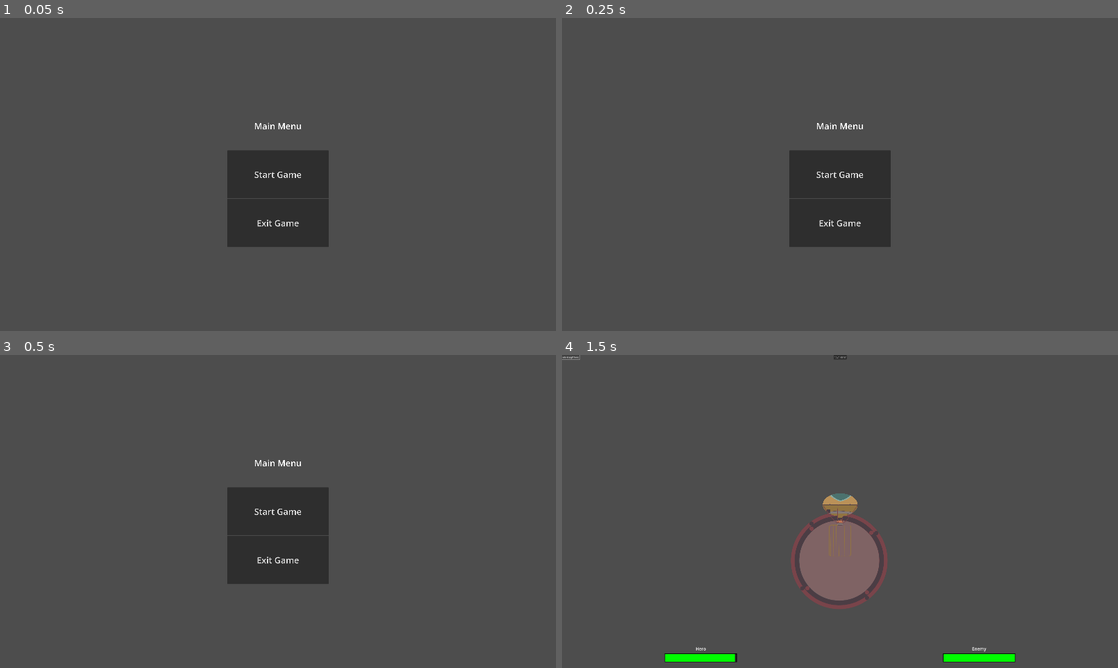
Above: before the commit, frames 1-4 (two rows, left to right).
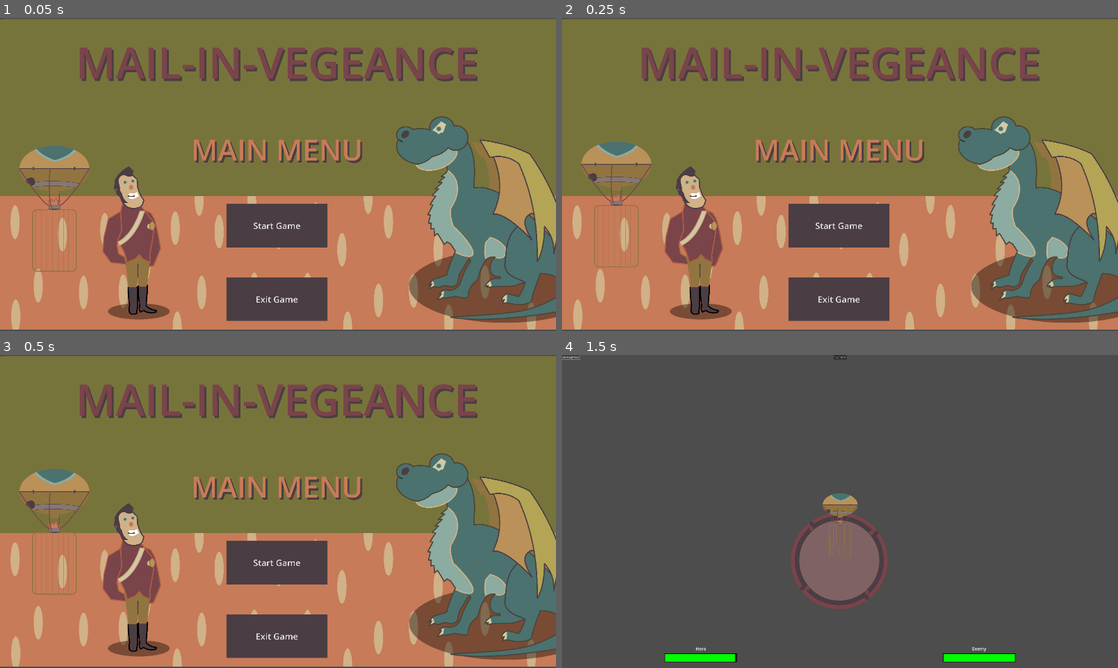
Above: after the commit, the same moments.

Repository: panorb/ludum-dare-53
Game: Godot game, scene res://world.tscn
The game is run twice, just before and just after one commit, with the same random seed, the same clock (stepped at 60 frames per second) and the same inputs.
Inputs:
- Up to frame 1 (0.05 s): no input
- Up to frame 2 (0.25 s): no input
- Up to frame 3 (0.5 s): no input
- Up to frame 4 (1.5 s): click "Start Game" at 0.5 s; click "ein knopf hero" at 1.25 s

The runs differ from the first frame. In frame 1, 94% of the frame differs, in the area x 0-100%, y 0-100%; in frame 2, 94%; in frame 3, 94%; in frame 4, nothing differs.

Commit message:
Finished main menu.

Diff:
--- a/godot/game/battle_field/creatures/hero/hero.tscn
+++ b/godot/game/battle_field/creatures/hero/hero.tscn
@@ -226,6 +226,47 @@
 "transitions": PackedFloat32Array(1),
 "update": 0,
 "values": [Vector2(1, 1)]
+}
+
+[sub_resource type="Animation" id="Animation_6xj1g"]
+resource_name = "hurt"
+length = 0.6
+step = 0.15
+tracks/0/type = "value"
+tracks/0/imported = false
+tracks/0/enabled = true
+tracks/0/path = NodePath("Head:rotation")
+tracks/0/interp = 1
+tracks/0/loop_wrap = true
+tracks/0/keys = {
+"times": PackedFloat32Array(0, 0.3, 0.6),
+"transitions": PackedFloat32Array(1, 1, 1),
+"update": 0,
+"values": [0.0, -0.174533, 0.0]
+}
+tracks/1/type = "value"
+tracks/1/imported = false
+tracks/1/enabled = true
+tracks/1/path = NodePath(".:modulate")
+tracks/1/interp = 1
+tracks/1/loop_wrap = true
+tracks/1/keys = {
+"times": PackedFloat32Array(0, 0.15, 0.3, 0.45, 0.6),
+"transitions": PackedFloat32Array(1, 1, 1, 1, 1),
+"update": 0,
+"values": [Color(1, 1, 1, 1), Color(1, 0, 0, 1), Color(1, 1, 1, 1), Color(1, 0, 0, 1), Color(1, 1, 1, 1)]
+}
+tracks/2/type = "value"
+tracks/2/imported = false
+tracks/2/enabled = true
+tracks/2/path = NodePath(".:scale")
+tracks/2/interp = 1
+tracks/2/loop_wrap = true
+tracks/2/keys = {
+"times": PackedFloat32Array(0, 0.15, 0.3, 0.45, 0.6),
+"transitions": PackedFloat32Array(1, 1, 1, 1, 1),
+"update": 0,
+"values": [Vector2(1, 1), Vector2(1.1, 1.1), Vector2(1, 1), Vector2(1.1, 1.1), Vector2(1, 1)]
 }
 
 [sub_resource type="Animation" id="Animation_jcfgq"]
@@ -532,47 +573,6 @@
 "values": [Color(1, 1, 1, 1)]
 }
 
-[sub_resource type="Animation" id="Animation_6xj1g"]
-resource_name = "hurt"
-length = 0.6
-step = 0.15
-tracks/0/type = "value"
-tracks/0/imported = false
-tracks/0/enabled = true
-tracks/0/path = NodePath("Head:rotation")
-tracks/0/interp = 1
-tracks/0/loop_wrap = true
-tracks/0/keys = {
-"times": PackedFloat32Array(0, 0.3, 0.6),
-"transitions": PackedFloat32Array(1, 1, 1),
-"update": 0,
-"values": [0.0, -0.174533, 0.0]
-}
-tracks/1/type = "value"
-tracks/1/imported = false
-tracks/1/enabled = true
-tracks/1/path = NodePath(".:modulate")
-tracks/1/interp = 1
-tracks/1/loop_wrap = true
-tracks/1/keys = {
-"times": PackedFloat32Array(0, 0.15, 0.3, 0.45, 0.6),
-"transitions": PackedFloat32Array(1, 1, 1, 1, 1),
-"update": 0,
-"values": [Color(1, 1, 1, 1), Color(1, 0, 0, 1), Color(1, 1, 1, 1), Color(1, 0, 0, 1), Color(1, 1, 1, 1)]
-}
-tracks/2/type = "value"
-tracks/2/imported = false
-tracks/2/enabled = true
-tracks/2/path = NodePath(".:scale")
-tracks/2/interp = 1
-tracks/2/loop_wrap = true
-tracks/2/keys = {
-"times": PackedFloat32Array(0, 0.15, 0.3, 0.45, 0.6),
-"transitions": PackedFloat32Array(1, 1, 1, 1, 1),
-"update": 0,
-"values": [Vector2(1, 1), Vector2(1.1, 1.1), Vector2(1, 1), Vector2(1.1, 1.1), Vector2(1, 1)]
-}
-
 [sub_resource type="AnimationLibrary" id="AnimationLibrary_3hxth"]
 _data = {
 "RESET": SubResource("Animation_d5fjs"),
--- a/godot/game/game.tscn
+++ b/godot/game/game.tscn
@@ -104,8 +104,6 @@
 [node name="Balloon" parent="." instance=ExtResource("5_jytc0")]
 z_index = 10
 position = Vector2(1949, 1756)
-[connection signal="button_down" from="UI/Hero Button" to="UI/HBoxContainer/HBoxContainer/VBoxContainer/Healthbar Main" method="_on_hero_button_down"]
-[connection signal="button_down" from="UI/Enemy Button" to="UI/HBoxContainer/HBoxContainer2/VBoxContainer/Healthbar Enemy" method="_on_enemy_button_down"]
 
 [node name="GameCamera" type="Camera2D" parent="."]
 process_callback = 0
--- a/godot/world.tscn
+++ b/godot/world.tscn
@@ -1,51 +1,119 @@
-[gd_scene load_steps=4 format=3 uid="uid://dg8emvpe0x0ca"]
+[gd_scene load_steps=10 format=3 uid="uid://dg8emvpe0x0ca"]
 
 [ext_resource type="Script" path="res://world.gd" id="1_oqyos"]
+[ext_resource type="Texture2D" uid="uid://cqn8b26y5ggxd" path="res://game/battle_field/battle_field_ground.svg" id="2_rqd31"]
 [ext_resource type="Script" path="res://playButton.gd" id="2_wkd7u"]
 [ext_resource type="Script" path="res://exit.gd" id="3_s3i6d"]
+[ext_resource type="PackedScene" uid="uid://dfqrfa60cspgd" path="res://game/battle_field/creatures/hero/hero.tscn" id="5_5dhlk"]
+[ext_resource type="PackedScene" uid="uid://dqrb0owc04n30" path="res://game/balloon/balloon.tscn" id="5_jf42f"]
+[ext_resource type="PackedScene" uid="uid://cu8y4xsqkkos2" path="res://game/battle_field/creatures/dragon/dragon.tscn" id="7_e1emp"]
+
+[sub_resource type="StyleBoxFlat" id="StyleBoxFlat_63ix6"]
+bg_color = Color(0.294118, 0.239216, 0.266667, 1)
+
+[sub_resource type="StyleBoxFlat" id="StyleBoxFlat_cfcos"]
+bg_color = Color(0.294118, 0.239216, 0.266667, 1)
 
 [node name="World" type="Node2D"]
 texture_filter = 1
 script = ExtResource("1_oqyos")
 
-[node name="CanvasLayer" type="CanvasLayer" parent="."]
+[node name="Sprite2D" type="Sprite2D" parent="."]
+position = Vector2(1951.5, 1079.25)
+scale = Vector2(1.20935, 1.5127)
+texture = ExtResource("2_rqd31")
 
-[node name="VBoxContainer" type="VBoxContainer" parent="CanvasLayer"]
-custom_minimum_size = Vector2(700, 1000)
-anchors_preset = 8
-anchor_left = 0.5
-anchor_top = 0.5
-anchor_right = 0.5
-anchor_bottom = 0.5
-offset_left = -20.0
-offset_top = -20.0
-offset_right = 20.0
-offset_bottom = 20.0
+[node name="Menu" type="Control" parent="."]
+layout_mode = 3
+anchors_preset = 0
+offset_right = 40.0
+offset_bottom = 40.0
+
+[node name="CanvasLayer" type="CanvasLayer" parent="Menu"]
+
+[node name="VBoxContainer2" type="VBoxContainer" parent="Menu/CanvasLayer"]
+anchors_preset = 15
+anchor_right = 1.0
+anchor_bottom = 1.0
+offset_left = -7.0
+offset_top = 3.0
+offset_right = -7.0
+offset_bottom = 3.0
 grow_horizontal = 2
 grow_vertical = 2
+size_flags_horizontal = 3
+size_flags_vertical = 3
+
+[node name="CenterContainer" type="CenterContainer" parent="Menu/CanvasLayer/VBoxContainer2"]
+custom_minimum_size = Vector2(2.08165e-12, 600)
+layout_mode = 2
+
+[node name="Menu Heading" type="Label" parent="Menu/CanvasLayer/VBoxContainer2/CenterContainer"]
+layout_mode = 2
+theme_override_colors/font_color = Color(0.47451, 0.266667, 0.290196, 1)
+theme_override_colors/font_shadow_color = Color(0.294118, 0.239216, 0.266667, 1)
+theme_override_constants/shadow_offset_x = 13
+theme_override_constants/shadow_offset_y = 15
+theme_override_font_sizes/font_size = 300
+text = "MAIL-IN-VEGEANCE"
+horizontal_alignment = 1
+vertical_alignment = 1
+
+[node name="CenterContainer2" type="CenterContainer" parent="Menu/CanvasLayer/VBoxContainer2"]
+custom_minimum_size = Vector2(2.08165e-12, 600)
+layout_mode = 2
+
+[node name="Menu Heading2" type="Label" parent="Menu/CanvasLayer/VBoxContainer2/CenterContainer2"]
+layout_mode = 2
+theme_override_colors/font_color = Color(0.780392, 0.482353, 0.345098, 1)
+theme_override_colors/font_shadow_color = Color(0.294118, 0.239216, 0.266667, 1)
+theme_override_constants/shadow_offset_x = 13
+theme_override_constants/shadow_offset_y = 15
+theme_override_font_sizes/font_size = 200
+text = "MAIN MENU"
+horizontal_alignment = 1
+vertical_alignment = 1
+
+[node name="Balloon" parent="Menu/CanvasLayer/VBoxContainer2" instance=ExtResource("5_jf42f")]
+position = Vector2(383, 1102)
+scale = Vector2(0.8, 0.8)
+
+[node name="VBoxContainer" type="VBoxContainer" parent="Menu/CanvasLayer/VBoxContainer2"]
+custom_minimum_size = Vector2(700, 600)
+layout_mode = 2
 size_flags_horizontal = 4
 size_flags_vertical = 6
 
-[node name="Label" type="Label" parent="CanvasLayer/VBoxContainer"]
+[node name="Start" type="Button" parent="Menu/CanvasLayer/VBoxContainer2/VBoxContainer"]
+custom_minimum_size = Vector2(200, 300)
 layout_mode = 2
-size_flags_vertical = 3
+size_flags_vertical = 4
+focus_neighbor_top = NodePath("../Exit")
+focus_neighbor_bottom = NodePath("../Exit")
+mouse_default_cursor_shape = 2
 theme_override_font_sizes/font_size = 60
-text = "Main Menu"
-horizontal_alignment = 1
-vertical_alignment = 1
-
-[node name="Button" type="Button" parent="CanvasLayer/VBoxContainer"]
-custom_minimum_size = Vector2(200, 200)
-layout_mode = 2
-size_flags_vertical = 3
-theme_override_font_sizes/font_size = 60
+theme_override_styles/normal = SubResource("StyleBoxFlat_63ix6")
 text = "Start Game"
 script = ExtResource("2_wkd7u")
 
-[node name="Exit" type="Button" parent="CanvasLayer/VBoxContainer"]
-custom_minimum_size = Vector2(200, 200)
+[node name="Label" type="Label" parent="Menu/CanvasLayer/VBoxContainer2/VBoxContainer"]
+custom_minimum_size = Vector2(100, 200)
 layout_mode = 2
-size_flags_vertical = 3
+
+[node name="Exit" type="Button" parent="Menu/CanvasLayer/VBoxContainer2/VBoxContainer"]
+custom_minimum_size = Vector2(400, 300)
+layout_mode = 2
+size_flags_vertical = 4
+focus_neighbor_top = NodePath("../Start")
+focus_neighbor_bottom = NodePath("../Start")
+mouse_default_cursor_shape = 2
 theme_override_font_sizes/font_size = 60
+theme_override_styles/normal = SubResource("StyleBoxFlat_cfcos")
 text = "Exit Game"
 script = ExtResource("3_s3i6d")
+
+[node name="Hero" parent="." instance=ExtResource("5_5dhlk")]
+position = Vector2(959, 2025)
+
+[node name="Dragon" parent="." instance=ExtResource("7_e1emp")]
+position = Vector2(3487, 1852)
Not shown: 1 places in godot/game/battle_field/creatures/creature.tscn that only renumber resources
Not shown: 1 places in godot/game/battle_field/creatures/hero/hero.tscn that only renumber resources
